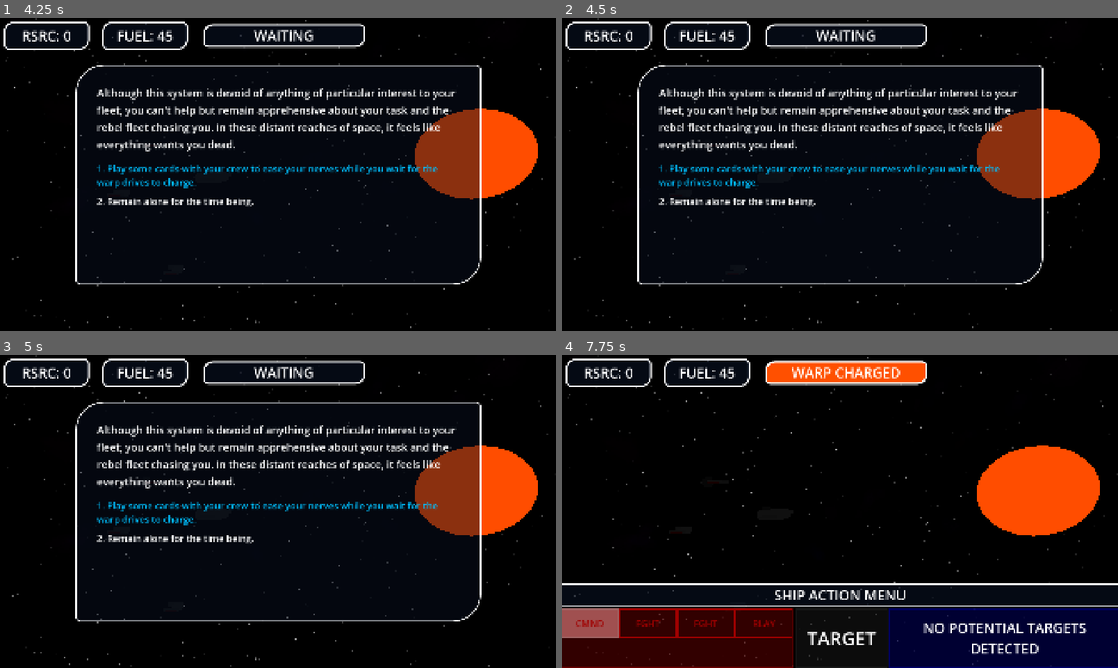
Above: before the commit, frames 1-4 (two rows, left to right).
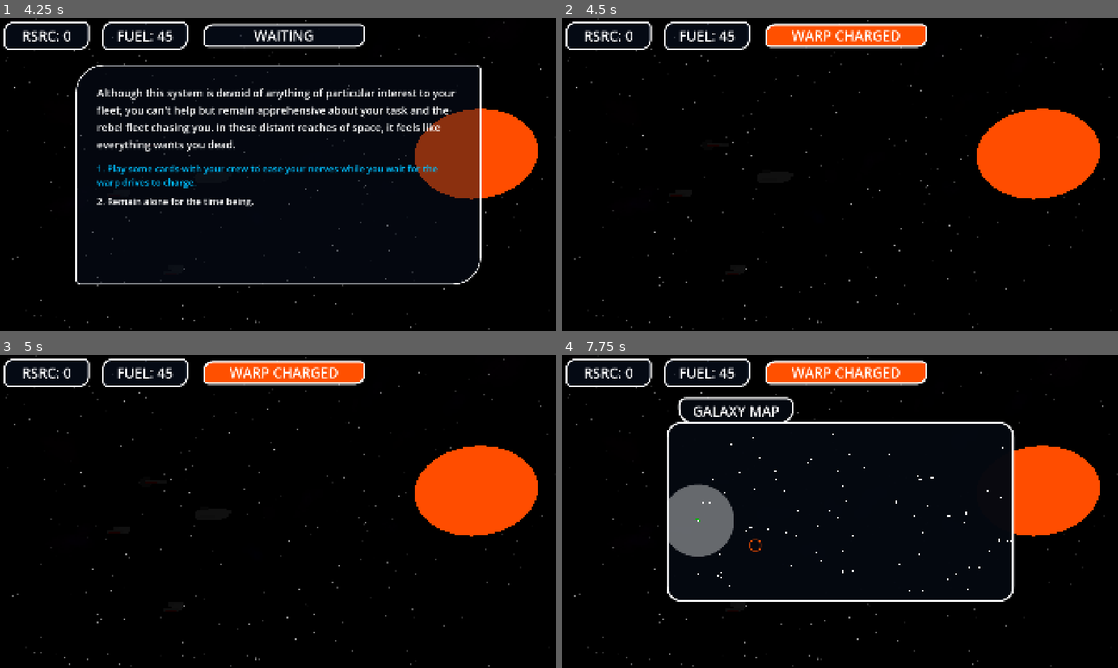
Above: after the commit, the same moments.

Repository: SidewaysFox/faster-than-faster-than-light
Game: Godot game, scene res://space.tscn
Same seed, same stepped clock (60 frames per second), same inputs: the game is played once before the commit and once after it.
Inputs (mouse positions are in pixels of both pictures, inside the frame that each line leads up to):
- Up to frame 1 (4.25 s): move the mouse to (400, 158) at 0.52 s; hold D (right1) 0.53-1.28 s; tap 1 (1) at 0.6 s; click (400, 158) at 0.67 s; tap 2 (2) at 0.8, 1.35 s; move the mouse to (166, 190) at 1.27 s; hold S (down1) 1.28-2.03 s; click (166, 190) at 1.42 s; tap 4 (4) at 1.55, 2.1 s; move the mouse to (333, 105) at 2.02 s; hold D (right1) 2.03-2.78 s; click (333, 105) at 2.17 s; tap B (A) at 2.3, 2.85 s; tap Enter at 2.75 s; move the mouse to (250, 237) at 2.77 s; hold W (up1) 2.78-3.53 s; click (250, 237) at 2.92 s; tap N (B) at 3.05, 3.6 s; move the mouse to (444, 221) at 3.52 s; hold A (left1) from 3.53 s (still down); click (444, 221) at 3.67 s; tap , (D) at 3.8 s
- Up to frame 2 (4.5 s): release A (left1) at 4.25 s; click (662, 161) at 4.27 s
- Up to frame 3 (5 s): no input
- Up to frame 4 (7.75 s): move the mouse to (673, 464) at 5.02 s; hold A (left1) 5.03-5.78 s; tap , (D) at 5.1 s; click (673, 464) at 5.17 s; tap Down (down2) at 5.3, 5.85 s; move the mouse to (867, 511) at 5.77 s; hold S (down1) 5.78-6.53 s; click (867, 511) at 5.92 s; tap Up (up2) at 6.05, 6.6 s; move the mouse to (756, 433) at 6.52 s; hold D (right1) 6.53-7.28 s; click (756, 433) at 6.67 s; tap 1 (1) at 6.8, 7.35 s; move the mouse to (962, 495) at 7.27 s; hold W (up1) from 7.28 s (still down); click (962, 495) at 7.42 s; tap 2 (2) at 7.55 s

Frame 1 is identical in both runs. In frame 2, 11% of the frame differs, in the area x 13-87%, y 1-86%; in frame 3, 11%; in frame 4, 23%, in the area x 0-100%, y 13-100%.

Commit message:
it worked this time

Diff:
--- a/faster-than-faster-than-light/project.godot
+++ b/faster-than-faster-than-light/project.godot
@@ -148,6 +148,52 @@
 "events": [Object(InputEventKey,"resource_local_to_scene":false,"resource_name":"","device":-1,"window_id":0,"alt_press …(191 unchanged characters)…
 ]
 }
+"galaxy map"={
+"deadzone": 0.2,
+"events": [Object(InputEventKey,"resource_local_to_scene":false,"resource_name":"","device":-1,"window_id":0,"alt_pressed":false,"shift_pressed":false,"ctrl_pressed":false,"meta_pressed":false,"pressed":false,"keycode":0,"physical_keycode":77,"key_label":0,"unicode":109,"location":0,"echo":false,"script":null)
+]
+}
+"action menu"={
+"deadzone": 0.2,
+"events": [Object(InputEventKey,"resource_local_to_scene":false,"resource_name":"","device":-1,"window_id":0,"alt_pressed":false,"shift_pressed":false,"ctrl_pressed":false,"meta_pressed":false,"pressed":false,"keycode":0,"physical_keycode":83,"key_label":0,"unicode":115,"location":0,"echo":false,"script":null)
+]
+}
+"time pause"={
+"deadzone": 0.2,
+"events": [Object(InputEventKey,"resource_local_to_scene":false,"resource_name":"","device":-1,"window_id":0,"alt_pressed":false,"shift_pressed":false,"ctrl_pressed":false,"meta_pressed":false,"pressed":false,"keycode":0,"physical_keycode":32,"key_label":0,"unicode":32,"location":0,"echo":false,"script":null)
+]
+}
+pause={
+"deadzone": 0.2,
+"events": [Object(InputEventKey,"resource_local_to_scene":false,"resource_name":"","device":-1,"window_id":0,"alt_pressed":false,"shift_pressed":false,"ctrl_pressed":false,"meta_pressed":false,"pressed":false,"keycode":0,"physical_keycode":4194305,"key_label":0,"unicode":0,"location":0,"echo":false,"script":null)
+, Object(InputEventKey,"resource_local_to_scene":false,"resource_name":"","device":-1,"window_id":0,"alt_pressed":false,"shift_pressed":false,"ctrl_pressed":false,"meta_pressed":false,"pressed":false,"keycode":0,"physical_keycode":80,"key_label":0,"unicode":112,"location":0,"echo":false,"script":null)
+]
+}
+"info menu"={
+"deadzone": 0.2,
+"events": [Object(InputEventKey,"resource_local_to_scene":false,"resource_name":"","device":-1,"window_id":0,"alt_pressed":false,"shift_pressed":false,"ctrl_pressed":false,"meta_pressed":false,"pressed":false,"keycode":0,"physical_keycode":73,"key_label":0,"unicode":105,"location":0,"echo":false,"script":null)
+]
+}
+option1={
+"deadzone": 0.2,
+"events": [Object(InputEventKey,"resource_local_to_scene":false,"resource_name":"","device":-1,"window_id":0,"alt_pressed":false,"shift_pressed":false,"ctrl_pressed":false,"meta_pressed":false,"pressed":false,"keycode":0,"physical_keycode":49,"key_label":0,"unicode":49,"location":0,"echo":false,"script":null)
+]
+}
+option2={
+"deadzone": 0.2,
+"events": [Object(InputEventKey,"resource_local_to_scene":false,"resource_name":"","device":-1,"window_id":0,"alt_pressed":false,"shift_pressed":false,"ctrl_pressed":false,"meta_pressed":false,"pressed":false,"keycode":0,"physical_keycode":50,"key_label":0,"unicode":50,"location":0,"echo":false,"script":null)
+]
+}
+option3={
+"deadzone": 0.2,
+"events": [Object(InputEventKey,"resource_local_to_scene":false,"resource_name":"","device":-1,"window_id":0,"alt_pressed":false,"shift_pressed":false,"ctrl_pressed":false,"meta_pressed":false,"pressed":false,"keycode":0,"physical_keycode":51,"key_label":0,"unicode":51,"location":0,"echo":false,"script":null)
+]
+}
+option4={
+"deadzone": 0.2,
+"events": [Object(InputEventKey,"resource_local_to_scene":false,"resource_name":"","device":-1,"window_id":0,"alt_pressed":false,"shift_pressed":false,"ctrl_pressed":false,"meta_pressed":false,"pressed":false,"keycode":0,"physical_keycode":52,"key_label":0,"unicode":52,"location":0,"echo":false,"script":null)
+]
+}
 
 [rendering]
 
--- a/faster-than-faster-than-light/user_interface.gd
+++ b/faster-than-faster-than-light/user_interface.gd
@@ -169,20 +169,15 @@
 	# Check if the dialogue is showing:
 	if dialogue_showing:
 		# Move selection up/down
-		if Input.is_action_just_pressed("up1") or Input.is_action_just_pressed("up2"):
-			current_dialogue_selection -= 1
-		if Input.is_action_just_pressed("down1") or Input.is_action_just_pressed("down2"):
-			current_dialogue_selection += 1
+		if Global.joystick_control:
+			if Input.is_action_just_pressed("up1") or Input.is_action_just_pressed("up2"):
+				current_dialogue_selection -= 1
+			if Input.is_action_just_pressed("down1") or Input.is_action_just_pressed("down2"):
+				current_dialogue_selection += 1
 		current_dialogue_selection = clampi(current_dialogue_selection, 1, max_option)
 		# Select
-		if (Input.is_action_just_pressed("1") or Input.is_action_just_pressed("A")) and ready_to_select:
-			var args: Array = []
-			if len(option_results[current_dialogue_selection - 1]) > 1:
-				for i in len(option_results[current_dialogue_selection - 1]) - 1:
-					args.append(option_results[current_dialogue_selection - 1][i + 1])
-				callv(option_results[current_dialogue_selection - 1][0], args)
-			else:
-				call(option_results[current_dialogue_selection - 1][0])
+		if (Input.is_action_just_pressed("1") or Input.is_action_just_pressed("A")) and ready_to_select and Global.joystick_control:
+			select_dialogue(current_dialogue_selection)
 		# Appropriately colour the selected option
 		for i in max_option:
 			if i + 1 == current_dialogue_selection:
@@ -432,14 +427,28 @@
 		dialogue_set_up(library, response)
 
 
+func hover_dialogue(n: int) -> void:
+	current_dialogue_selection = n
+
+
+func select_dialogue(n: int) -> void:
+	var args: Array = []
+	if len(option_results[n - 1]) > 1:
+		for i in len(option_results[n - 1]) - 1:
+			args.append(option_results[n - 1][i + 1])
+		callv(option_results[n - 1][0], args)
+	else:
+		call(option_results[n - 1][0])
+
+
 func hover_ship(n: int) -> void:
 	hovered_ship = n
 
 
-func select_ship(event: InputEvent, n: int) -> void:
-	if event is InputEventMouseButton:
-		selected_ship = n
-		print(n)
+func select_ship(n: int) -> void:
+	selected_ship = n
+	targeting_mode = %ActionFriendlyShips/GridContainer.get_node("Ship" + str(selected_ship)).get_meta("type")
+	%Instruction/Label.text = targeting_options[targeting_mode]
 
 
 func hover_target(n: int) -> void:
--- a/faster-than-faster-than-light/user_interface.tscn
+++ b/faster-than-faster-than-light/user_interface.tscn
@@ -18,6 +18,30 @@
 expand_margin_top = 40.0
 expand_margin_right = 40.0
 expand_margin_bottom = 40.0
+
+[sub_resource type="InputEventAction" id="InputEventAction_i7dvk"]
+action = &"option1"
+
+[sub_resource type="Shortcut" id="Shortcut_juc2q"]
+events = [SubResource("InputEventAction_i7dvk")]
+
+[sub_resource type="InputEventAction" id="InputEventAction_0jl8t"]
+action = &"option2"
+
+[sub_resource type="Shortcut" id="Shortcut_up53h"]
+events = [SubResource("InputEventAction_0jl8t")]
+
+[sub_resource type="InputEventAction" id="InputEventAction_r3lf1"]
+action = &"option3"
+
+[sub_resource type="Shortcut" id="Shortcut_hsgek"]
+events = [SubResource("InputEventAction_r3lf1")]
+
+[sub_resource type="InputEventAction" id="InputEventAction_f4522"]
+action = &"option4"
+
+[sub_resource type="Shortcut" id="Shortcut_q287o"]
+events = [SubResource("InputEventAction_f4522")]
 
 [sub_resource type="StyleBoxFlat" id="StyleBoxFlat_i7dvk"]
 bg_color = Color(0.0156863, 0.0313726, 0.0627451, 0.980392)
@@ -347,6 +371,14 @@
 vertical_alignment = 1
 autowrap_mode = 2
 
+[node name="Button" type="Button" parent="Dialogue/MarginContainer/VBoxContainer/MarginContainer/Options/Option1"]
+layout_mode = 0
+offset_right = 8.0
+offset_bottom = 8.0
+action_mode = 0
+shortcut = SubResource("Shortcut_juc2q")
+flat = true
+
 [node name="Option2" type="Label" parent="Dialogue/MarginContainer/VBoxContainer/MarginContainer/Options"]
 custom_minimum_size = Vector2(0, 80)
 layout_mode = 2
@@ -355,6 +387,13 @@
 vertical_alignment = 1
 autowrap_mode = 2
 
+[node name="Button" type="Button" parent="Dialogue/MarginContainer/VBoxContainer/MarginContainer/Options/Option2"]
+offset_right = 8.0
+offset_bottom = 8.0
+action_mode = 0
+shortcut = SubResource("Shortcut_up53h")
+flat = true
+
 [node name="Option3" type="Label" parent="Dialogue/MarginContainer/VBoxContainer/MarginContainer/Options"]
 custom_minimum_size = Vector2(0, 80)
 layout_mode = 2
@@ -363,6 +402,13 @@
 vertical_alignment = 1
 autowrap_mode = 2
 
+[node name="Button" type="Button" parent="Dialogue/MarginContainer/VBoxContainer/MarginContainer/Options/Option3"]
+offset_right = 8.0
+offset_bottom = 8.0
+action_mode = 0
+shortcut = SubResource("Shortcut_hsgek")
+flat = true
+
 [node name="Option4" type="Label" parent="Dialogue/MarginContainer/VBoxContainer/MarginContainer/Options"]
 custom_minimum_size = Vector2(0, 80)
 layout_mode = 2
@@ -370,6 +416,13 @@
 text = "OPTION4"
 vertical_alignment = 1
 autowrap_mode = 2
+
+[node name="Button" type="Button" parent="Dialogue/MarginContainer/VBoxContainer/MarginContainer/Options/Option4"]
+offset_right = 8.0
+offset_bottom = 8.0
+action_mode = 0
+shortcut = SubResource("Shortcut_q287o")
+flat = true
 
 [node name="GalaxyMap" type="PanelContainer" parent="."]
 visible = false
@@ -524,6 +577,11 @@
 layout_mode = 2
 theme_override_styles/panel = SubResource("StyleBoxFlat_tsqwh")
 
+[node name="Button" type="Button" parent="ShipActionMenu/Tabs/ActionFriendlyShips/GridContainer/Ship0"]
+layout_mode = 2
+action_mode = 0
+flat = true
+
 [node name="Code" type="Label" parent="ShipActionMenu/Tabs/ActionFriendlyShips/GridContainer/Ship0"]
 layout_mode = 2
 theme_override_colors/font_color = Color(0.627451, 0, 0, 1)
@@ -536,6 +594,11 @@
 layout_mode = 2
 theme_override_styles/panel = SubResource("StyleBoxFlat_eaf2e")
 
+[node name="Button" type="Button" parent="ShipActionMenu/Tabs/ActionFriendlyShips/GridContainer/Ship1"]
+layout_mode = 2
+action_mode = 0
+flat = true
+
 [node name="Code" type="Label" parent="ShipActionMenu/Tabs/ActionFriendlyShips/GridContainer/Ship1"]
 layout_mode = 2
 theme_override_colors/font_color = Color(0.627451, 0, 0, 1)
@@ -548,6 +611,11 @@
 layout_mode = 2
 theme_override_styles/panel = SubResource("StyleBoxFlat_l7m13")
 
+[node name="Button" type="Button" parent="ShipActionMenu/Tabs/ActionFriendlyShips/GridContainer/Ship2"]
+layout_mode = 2
+action_mode = 0
+flat = true
+
 [node name="Code" type="Label" parent="ShipActionMenu/Tabs/ActionFriendlyShips/GridContainer/Ship2"]
 layout_mode = 2
 theme_override_colors/font_color = Color(0.627451, 0, 0, 1)
@@ -560,6 +628,11 @@
 layout_mode = 2
 theme_override_styles/panel = SubResource("StyleBoxFlat_p1dg8")
 
+[node name="Button" type="Button" parent="ShipActionMenu/Tabs/ActionFriendlyShips/GridContainer/Ship3"]
+layout_mode = 2
+action_mode = 0
+flat = true
+
 [node name="Code" type="Label" parent="ShipActionMenu/Tabs/ActionFriendlyShips/GridContainer/Ship3"]
 layout_mode = 2
 theme_override_colors/font_color = Color(0.627451, 0, 0, 1)
@@ -572,6 +645,10 @@
 layout_mode = 2
 theme_override_styles/panel = SubResource("StyleBoxFlat_pd2cl")
 
+[node name="Button" type="Button" parent="ShipActionMenu/Tabs/ActionFriendlyShips/GridContainer/Ship4"]
+layout_mode = 2
+flat = true
+
 [node name="Code" type="Label" parent="ShipActionMenu/Tabs/ActionFriendlyShips/GridContainer/Ship4"]
 layout_mode = 2
 theme_override_colors/font_color = Color(0.627451, 0, 0, 1)
@@ -584,6 +661,10 @@
 layout_mode = 2
 theme_override_styles/panel = SubResource("StyleBoxFlat_4g22y")
 
+[node name="Button" type="Button" parent="ShipActionMenu/Tabs/ActionFriendlyShips/GridContainer/Ship5"]
+layout_mode = 2
+flat = true
+
 [node name="Code" type="Label" parent="ShipActionMenu/Tabs/ActionFriendlyShips/GridContainer/Ship5"]
 layout_mode = 2
 theme_override_colors/font_color = Color(0.627451, 0, 0, 1)
@@ -596,6 +677,10 @@
 layout_mode = 2
 theme_override_styles/panel = SubResource("StyleBoxFlat_1kx6s")
 
+[node name="Button" type="Button" parent="ShipActionMenu/Tabs/ActionFriendlyShips/GridContainer/Ship6"]
+layout_mode = 2
+flat = true
+
 [node name="Code" type="Label" parent="ShipActionMenu/Tabs/ActionFriendlyShips/GridContainer/Ship6"]
 layout_mode = 2
 theme_override_colors/font_color = Color(0.627451, 0, 0, 1)
@@ -607,6 +692,10 @@
 custom_minimum_size = Vector2(200, 100)
 layout_mode = 2
 theme_override_styles/panel = SubResource("StyleBoxFlat_aha7b")
+
+[node name="Button" type="Button" parent="ShipActionMenu/Tabs/ActionFriendlyShips/GridContainer/Ship7"]
+layout_mode = 2
+flat = true
 
 [node name="Code" type="Label" parent="ShipActionMenu/Tabs/ActionFriendlyShips/GridContainer/Ship7"]
 layout_mode = 2
@@ -648,6 +737,11 @@
 layout_mode = 2
 theme_override_styles/panel = SubResource("StyleBoxFlat_c247d")
 
+[node name="Button" type="Button" parent="ShipActionMenu/Tabs/ActionTargetShips/GridContainer/Ship0"]
+layout_mode = 2
+action_mode = 0
+flat = true
+
 [node name="Code" type="Label" parent="ShipActionMenu/Tabs/ActionTargetShips/GridContainer/Ship0"]
 layout_mode = 2
 theme_override_colors/font_color = Color(0, 0, 0.627451, 1)
@@ -660,6 +754,11 @@
 layout_mode = 2
 theme_override_styles/panel = SubResource("StyleBoxFlat_qhj0k")
 
+[node name="Button" type="Button" parent="ShipActionMenu/Tabs/ActionTargetShips/GridContainer/Ship1"]
+layout_mode = 2
+action_mode = 0
+flat = true
+
 [node name="Code" type="Label" parent="ShipActionMenu/Tabs/ActionTargetShips/GridContainer/Ship1"]
 layout_mode = 2
 theme_override_colors/font_color = Color(0, 0, 0.627451, 1)
@@ -672,6 +771,11 @@
 layout_mode = 2
 theme_override_styles/panel = SubResource("StyleBoxFlat_w70da")
 
+[node name="Button" type="Button" parent="ShipActionMenu/Tabs/ActionTargetShips/GridContainer/Ship2"]
+layout_mode = 2
+action_mode = 0
+flat = true
+
 [node name="Code" type="Label" parent="ShipActionMenu/Tabs/ActionTargetShips/GridContainer/Ship2"]
 layout_mode = 2
 theme_override_colors/font_color = Color(0, 0, 0.627451, 1)
@@ -684,6 +788,11 @@
 layout_mode = 2
 theme_override_styles/panel = SubResource("StyleBoxFlat_a5sny")
 
+[node name="Button" type="Button" parent="ShipActionMenu/Tabs/ActionTargetShips/GridContainer/Ship3"]
+layout_mode = 2
+action_mode = 0
+flat = true
+
 [node name="Code" type="Label" parent="ShipActionMenu/Tabs/ActionTargetShips/GridContainer/Ship3"]
 layout_mode = 2
 theme_override_colors/font_color = Color(0, 0, 0.627451, 1)
@@ -696,6 +805,11 @@
 layout_mode = 2
 theme_override_styles/panel = SubResource("StyleBoxFlat_3lq7k")
 
+[node name="Button" type="Button" parent="ShipActionMenu/Tabs/ActionTargetShips/GridContainer/Ship4"]
+layout_mode = 2
+action_mode = 0
+flat = true
+
 [node name="Code" type="Label" parent="ShipActionMenu/Tabs/ActionTargetShips/GridContainer/Ship4"]
 layout_mode = 2
 theme_override_colors/font_color = Color(0, 0, 0.627451, 1)
@@ -708,6 +822,11 @@
 layout_mode = 2
 theme_override_styles/panel = SubResource("StyleBoxFlat_jotli")
 
+[node name="Button" type="Button" parent="ShipActionMenu/Tabs/ActionTargetShips/GridContainer/Ship5"]
+layout_mode = 2
+action_mode = 0
+flat = true
+
 [node name="Code" type="Label" parent="ShipActionMenu/Tabs/ActionTargetShips/GridContainer/Ship5"]
 layout_mode = 2
 theme_override_colors/font_color = Color(0, 0, 0.627451, 1)
@@ -720,6 +839,11 @@
 layout_mode = 2
 theme_override_styles/panel = SubResource("StyleBoxFlat_ffd87")
 
+[node name="Button" type="Button" parent="ShipActionMenu/Tabs/ActionTargetShips/GridContainer/Ship6"]
+layout_mode = 2
+action_mode = 0
+flat = true
+
 [node name="Code" type="Label" parent="ShipActionMenu/Tabs/ActionTargetShips/GridContainer/Ship6"]
 layout_mode = 2
 theme_override_colors/font_color = Color(0, 0, 0.627451, 1)
@@ -731,6 +855,11 @@
 custom_minimum_size = Vector2(200, 100)
 layout_mode = 2
 theme_override_styles/panel = SubResource("StyleBoxFlat_veoxi")
+
+[node name="Button" type="Button" parent="ShipActionMenu/Tabs/ActionTargetShips/GridContainer/Ship7"]
+layout_mode = 2
+action_mode = 0
+flat = true
 
 [node name="Code" type="Label" parent="ShipActionMenu/Tabs/ActionTargetShips/GridContainer/Ship7"]
 layout_mode = 2
@@ -754,6 +883,7 @@
 layout_mode = 0
 offset_right = 1920.0
 offset_bottom = 1080.0
+mouse_filter = 2
 color = Color(0.0156863, 0.0313726, 0.0627451, 1)
 
 [node name="FPS" type="Label" parent="."]
@@ -764,19 +894,43 @@
 theme_override_font_sizes/font_size = 48
 text = "FPS: 60"
 
-[connection signal="gui_input" from="ShipActionMenu/Tabs/ActionFriendlyShips/GridContainer/Ship0" to="." method="select_ship" binds= [0]]
-[connection signal="mouse_entered" from="ShipActionMenu/Tabs/ActionFriendlyShips/GridContainer/Ship0" to="." method="hover_ship" binds= [0]]
-[connection signal="gui_input" from="ShipActionMenu/Tabs/ActionFriendlyShips/GridContainer/Ship1" to="." method="select_ship" binds= [1]]
-[connection signal="mouse_entered" from="ShipActionMenu/Tabs/ActionFriendlyShips/GridContainer/Ship1" to="." method="hover_ship" binds= [1]]
-[connection signal="gui_input" from="ShipActionMenu/Tabs/ActionFriendlyShips/GridContainer/Ship2" to="." method="select_ship" binds= [2]]
-[connection signal="mouse_entered" from="ShipActionMenu/Tabs/ActionFriendlyShips/GridContainer/Ship2" to="." method="hover_ship" binds= [2]]
-[connection signal="gui_input" from="ShipActionMenu/Tabs/ActionFriendlyShips/GridContainer/Ship3" to="." method="select_ship" binds= [3]]
-[connection signal="mouse_entered" from="ShipActionMenu/Tabs/ActionFriendlyShips/GridContainer/Ship3" to="." method="hover_ship" binds= [3]]
-[connection signal="gui_input" from="ShipActionMenu/Tabs/ActionFriendlyShips/GridContainer/Ship4" to="." method="select_ship" binds= [4]]
-[connection signal="mouse_entered" from="ShipActionMenu/Tabs/ActionFriendlyShips/GridContainer/Ship4" to="." method="hover_ship" binds= [4]]
-[connection signal="gui_input" from="ShipActionMenu/Tabs/ActionFriendlyShips/GridContainer/Ship5" to="." method="select_ship" binds= [5]]
-[connection signal="mouse_entered" from="ShipActionMenu/Tabs/ActionFriendlyShips/GridContainer/Ship5" to="." method="hover_ship" binds= [5]]
-[connection signal="gui_input" from="ShipActionMenu/Tabs/ActionFriendlyShips/GridContainer/Ship6" to="." method="select_ship" binds= [6]]
-[connection signal="mouse_entered" from="ShipActionMenu/Tabs/ActionFriendlyShips/GridContainer/Ship6" to="." method="hover_ship" binds= [6]]
-[connection signal="gui_input" from="ShipActionMenu/Tabs/ActionFriendlyShips/GridContainer/Ship7" to="." method="select_ship" binds= [7]]
-[connection signal="mouse_entered" from="ShipActionMenu/Tabs/ActionFriendlyShips/GridContainer/Ship7" to="." method="hover_ship" binds= [7]]
+[connection signal="mouse_entered" from="Dialogue/MarginContainer/VBoxContainer/MarginContainer/Options/Option1/Button" to="." method="hover_dialogue" binds= [1]]
+[connection signal="pressed" from="Dialogue/MarginContainer/VBoxContainer/MarginContainer/Options/Option1/Button" to="." method="select_dialogue" binds= [1]]
+[connection signal="mouse_entered" from="Dialogue/MarginContainer/VBoxContainer/MarginContainer/Options/Option2/Button" to="." method="hover_dialogue" binds= [2]]
+[connection signal="pressed" from="Dialogue/MarginContainer/VBoxContainer/MarginContainer/Options/Option2/Button" to="." method="select_dialogue" binds= [2]]
+[connection signal="mouse_entered" from="Dialogue/MarginContainer/VBoxContainer/MarginContainer/Options/Option3/Button" to="." method="hover_dialogue" binds= [3]]
+[connection signal="pressed" from="Dialogue/MarginContainer/VBoxContainer/MarginContainer/Options/Option3/Button" to="." method="select_dialogue" binds= [3]]
+[connection signal="mouse_entered" from="Dialogue/MarginContainer/VBoxContainer/MarginContainer/Options/Option4/Button" to="." method="hover_dialogue" binds= [4]]
+[connection signal="pressed" from="Dialogue/MarginContainer/VBoxContainer/MarginContainer/Options/Option4/Button" to="." method="select_dialogue" binds= [4]]
+[connection signal="mouse_entered" from="ShipActionMenu/Tabs/ActionFriendlyShips/GridContainer/Ship0/Button" to="." method="hover_ship" binds= [0]]
+[connection signal="pressed" from="ShipActionMenu/Tabs/ActionFriendlyShips/GridContainer/Ship0/Button" to="." method="select_ship" binds= [0]]
+[connection signal="mouse_entered" from="ShipActionMenu/Tabs/ActionFriendlyShips/GridContainer/Ship1/Button" to="." method="hover_ship" binds= [1]]
+[connection signal="pressed" from="ShipActionMenu/Tabs/ActionFriendlyShips/GridContainer/Ship1/Button" to="." method="select_ship" binds= [1]]
+[connection signal="mouse_entered" from="ShipActionMenu/Tabs/ActionFriendlyShips/GridContainer/Ship2/Button" to="." method="hover_ship" binds= [2]]
+[connection signal="pressed" from="ShipActionMenu/Tabs/ActionFriendlyShips/GridContainer/Ship2/Button" to="." method="select_ship" binds= [2]]
+[connection signal="mouse_entered" from="ShipActionMenu/Tabs/ActionFriendlyShips/GridContainer/Ship3/Button" to="." method="hover_ship" binds= [3]]
+[connection signal="pressed" from="ShipActionMenu/Tabs/ActionFriendlyShips/GridContainer/Ship3/Button" to="." method="select_ship" binds= [3]]
+[connection signal="mouse_entered" from="ShipActionMenu/Tabs/ActionFriendlyShips/GridContainer/Ship4/Button" to="." method="hover_ship" binds= [4]]
+[connection signal="pressed" from="ShipActionMenu/Tabs/ActionFriendlyShips/GridContainer/Ship4/Button" to="." method="select_ship" binds= [4]]
+[connection signal="mouse_entered" from="ShipActionMenu/Tabs/ActionFriendlyShips/GridContainer/Ship5/Button" to="." method="hover_ship" binds= [5]]
+[connection signal="pressed" from="ShipActionMenu/Tabs/ActionFriendlyShips/GridContainer/Ship5/Button" to="." method="select_ship" binds= [5]]
+[connection signal="mouse_entered" from="ShipActionMenu/Tabs/ActionFriendlyShips/GridContainer/Ship6/Button" to="." method="hover_ship" binds= [6]]
+[connection signal="pressed" from="ShipActionMenu/Tabs/ActionFriendlyShips/GridContainer/Ship6/Button" to="." method="select_ship" binds= [6]]
+[connection signal="mouse_entered" from="ShipActionMenu/Tabs/ActionFriendlyShips/GridContainer/Ship7/Button" to="." method="hover_ship" binds= [7]]
+[connection signal="pressed" from="ShipActionMenu/Tabs/ActionFriendlyShips/GridContainer/Ship7/Button" to="." method="select_ship" binds= [7]]
+[connection signal="mouse_entered" from="ShipActionMenu/Tabs/ActionTargetShips/GridContainer/Ship0/Button" to="." method="hover_target" binds= [0]]
+[connection signal="pressed" from="ShipActionMenu/Tabs/ActionTargetShips/GridContainer/Ship0/Button" to="." method="select_target"]
+[connection signal="mouse_entered" from="ShipActionMenu/Tabs/ActionTargetShips/GridContainer/Ship1/Button" to="." method="hover_target" binds= [1]]
+[connection signal="pressed" from="ShipActionMenu/Tabs/ActionTargetShips/GridContainer/Ship1/Button" to="." method="select_target"]
+[connection signal="mouse_entered" from="ShipActionMenu/Tabs/ActionTargetShips/GridContainer/Ship2/Button" to="." method="hover_target" binds= [2]]
+[connection signal="pressed" from="ShipActionMenu/Tabs/ActionTargetShips/GridContainer/Ship2/Button" to="." method="select_target"]
+[connection signal="mouse_entered" from="ShipActionMenu/Tabs/ActionTargetShips/GridContainer/Ship3/Button" to="." method="hover_target" binds= [3]]
+[connection signal="pressed" from="ShipActionMenu/Tabs/ActionTargetShips/GridContainer/Ship3/Button" to="." method="select_target"]
+[connection signal="mouse_entered" from="ShipActionMenu/Tabs/ActionTargetShips/GridContainer/Ship4/Button" to="." method="hover_target" binds= [4]]
+[connection signal="pressed" from="ShipActionMenu/Tabs/ActionTargetShips/GridContainer/Ship4/Button" to="." method="select_target"]
+[connection signal="mouse_entered" from="ShipActionMenu/Tabs/ActionTargetShips/GridContainer/Ship5/Button" to="." method="hover_target" binds= [5]]
+[connection signal="pressed" from="ShipActionMenu/Tabs/ActionTargetShips/GridContainer/Ship5/Button" to="." method="select_target"]
+[connection signal="mouse_entered" from="ShipActionMenu/Tabs/ActionTargetShips/GridContainer/Ship6/Button" to="." method="hover_target" binds= [6]]
+[connection signal="pressed" from="ShipActionMenu/Tabs/ActionTargetShips/GridContainer/Ship6/Button" to="." method="select_target"]
+[connection signal="mouse_entered" from="ShipActionMenu/Tabs/ActionTargetShips/GridContainer/Ship7/Button" to="." method="hover_target" binds= [7]]
+[connection signal="pressed" from="ShipActionMenu/Tabs/ActionTargetShips/GridContainer/Ship7/Button" to="." method="select_target"]
Not shown: 1 places in faster-than-faster-than-light/user_interface.tscn that only renumber resources
